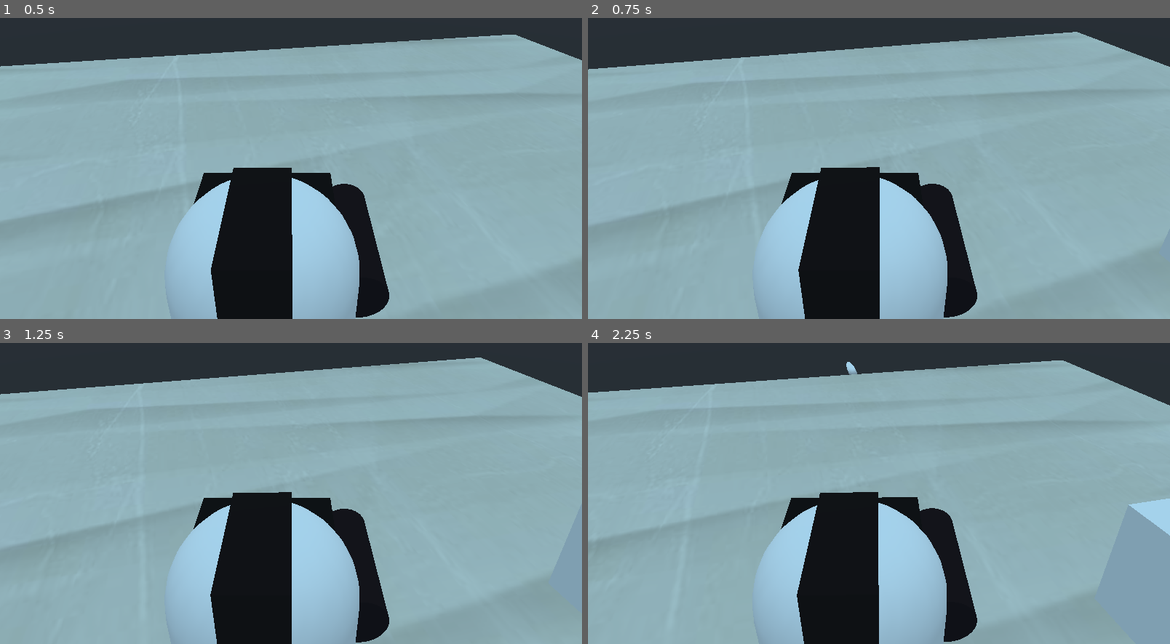
Above: before the commit, frames 1-4 (two rows, left to right).
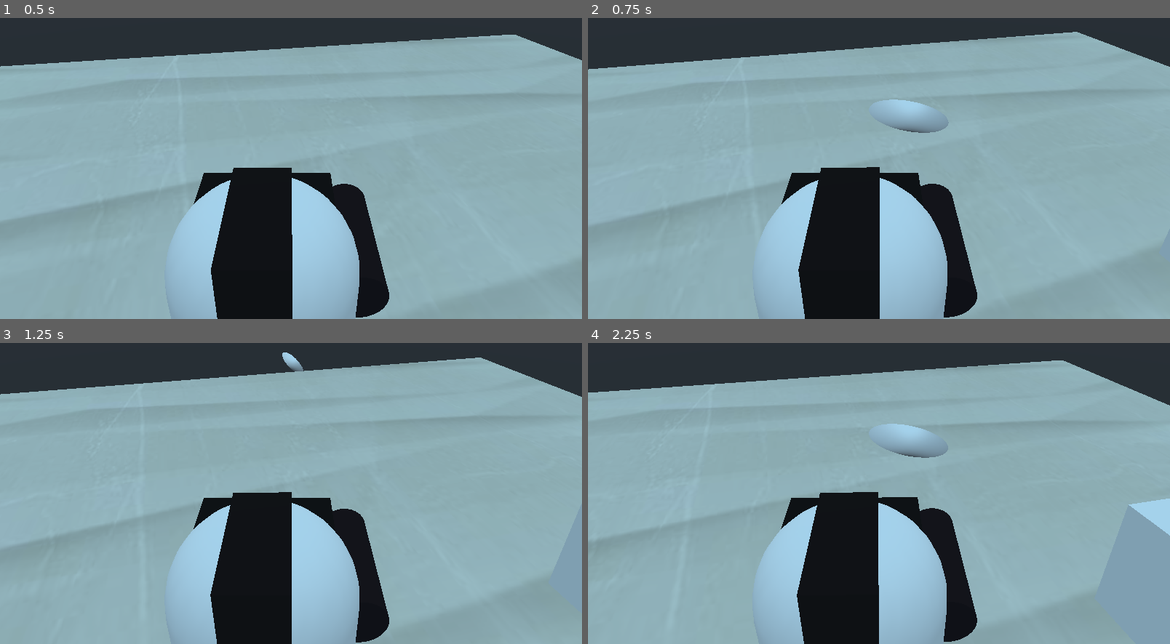
Above: after the commit, the same moments.

Repository: MrPeanutbutter434/Laser-Game-FPS
Game: Godot game, scene res://Scenes/Landing.tscn
Two runs of this game, one before a commit and one after it. Both use one fixed random seed, a clock stepped at 60 frames per second and the inputs below.
Inputs (mouse positions are in pixels of both pictures, inside the frame that each line leads up to):
- Up to frame 1 (0.5 s): no input
- Up to frame 2 (0.75 s): tap Enter at 0.5 s; move the mouse to (908, 147) at 0.52 s; hold Up (move_forward) from 0.53 s (still down); click (908, 147) at 0.6 s
- Up to frame 3 (1.25 s): keep holding Up (move_forward)
- Up to frame 4 (2.25 s): keep holding Up (move_forward); move the mouse to (849, 475) at 1.27 s; tap Space (shoot, bound only before the commit) at 1.35 s; move the mouse to (890, 466) at 2.02 s; click (890, 466) at 2.1 s

Frame 1 is identical in both runs. In frame 2, 0.6% of the frame differs, in the area x 48-62%, y 27-39%; in frame 3, 0.1%; in frame 4, 0.7%, in the area x 44-62%, y 6-39%.

Commit message:
Added collision layers. Updated input map

Diff:
--- a/project.godot
+++ b/project.godot
@@ -43,10 +43,21 @@
 }
 shoot={
 "deadzone": 0.5,
+"events": [ Object(InputEventMouseButton,"resource_local_to_scene":false,"resource_name":"","device":0,"alt":false,"shift":false,"control":false,"meta":false,"command":false,"button_mask":0,"position":Vector2( 0, 0 ),"global_position":Vector2( 0, 0 ),"factor":1.0,"button_index":1,"pressed":false,"doubleclick":false,"script":null)
+ ]
+}
+jump={
+"deadzone": 0.5,
 "events": [ Object(InputEventKey,"resource_local_to_scene":false,"resource_name":"","device":0,"alt":false,"shift":false,"control":false,"meta":false,"command":false,"pressed":false,"scancode":32,"unicode":0,"echo":false,"script":null)
  ]
 }
 
+[layer_names]
+
+3d_physics/layer_1="floor"
+3d_physics/layer_2="bullet"
+3d_physics/layer_3="player"
+
 [rendering]
 
 environment/default_environment="res://default_env.tres"
